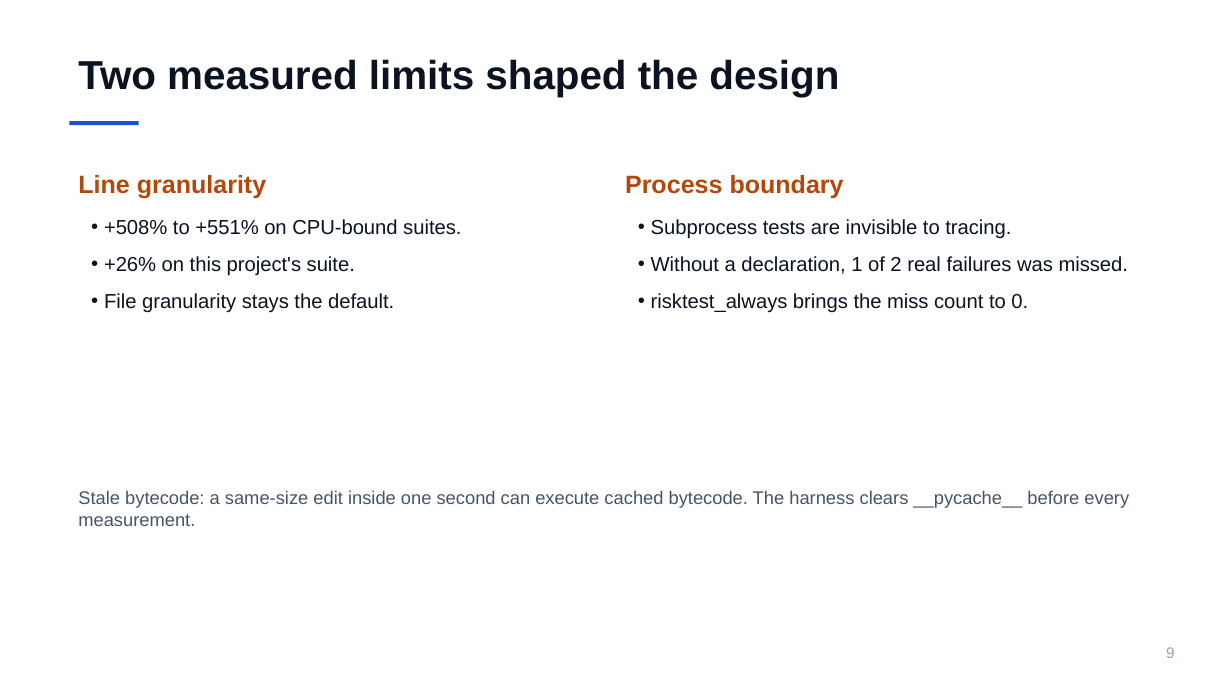
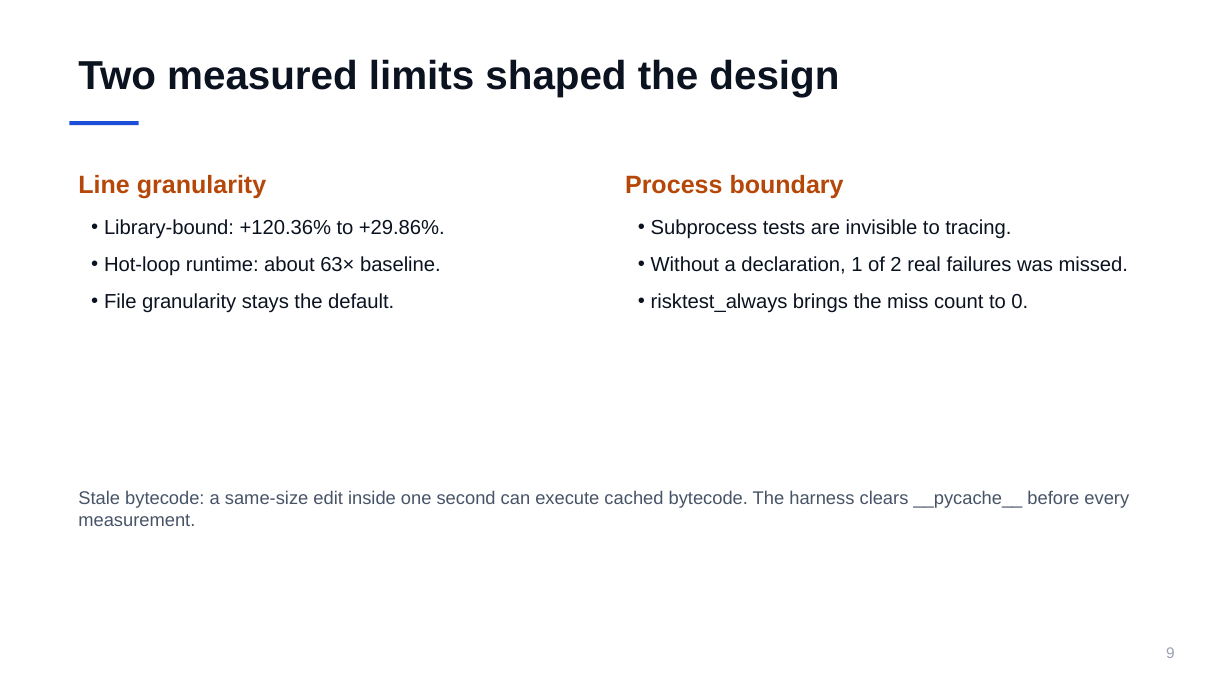
Before and after one commit to bufuzhouyu/cs5351-pytest-risktest, a slide deck: slide 9 of docs/report/presentation.pptx. Drawn at 1232x693 pixels with LibreOffice and Linux fonts; fonts in the diff are those of the drawing. Boxes give left, top, right and bottom in pixels: in the first picture for what was removed or moved away, otherwise in the second. Text is boxed around its words. In the diff, an @@ line names an element or a change of style, - is before the commit and + after.

```diff
--- a/docs/report/presentation.pptx
+++ b/docs/report/presentation.pptx
@@ text at box(104, 219, 445, 276): text changed @@
-• +508% to +551% on CPU-bound suites.
-• +26% on this project's suite.
+• Library-bound: +120.36% to +29.86%.
+• Hot-loop runtime: about 63× baseline.
```
Also in this commit, not shown: 4 other slides changed, 2 other files.
